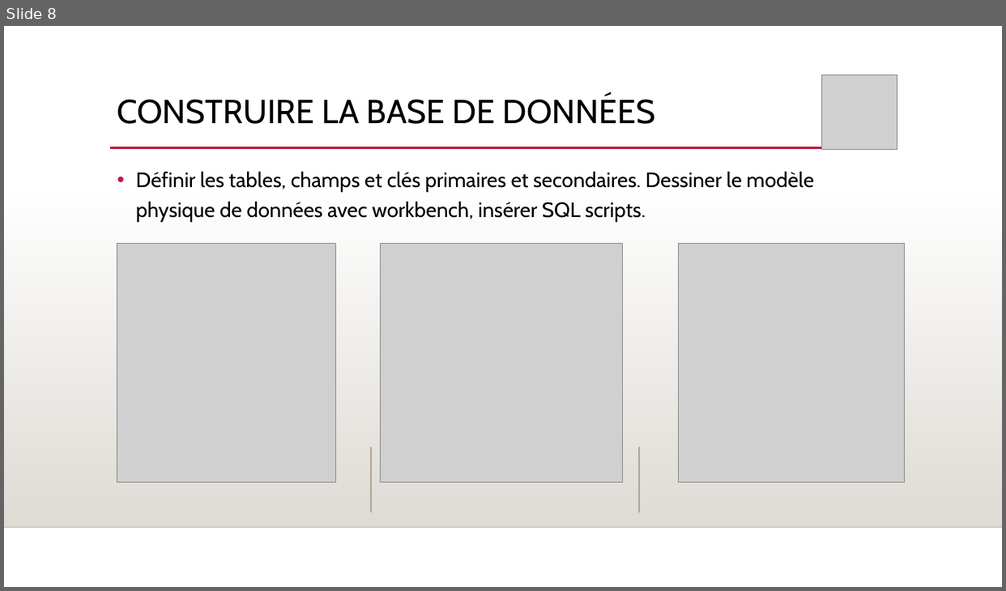
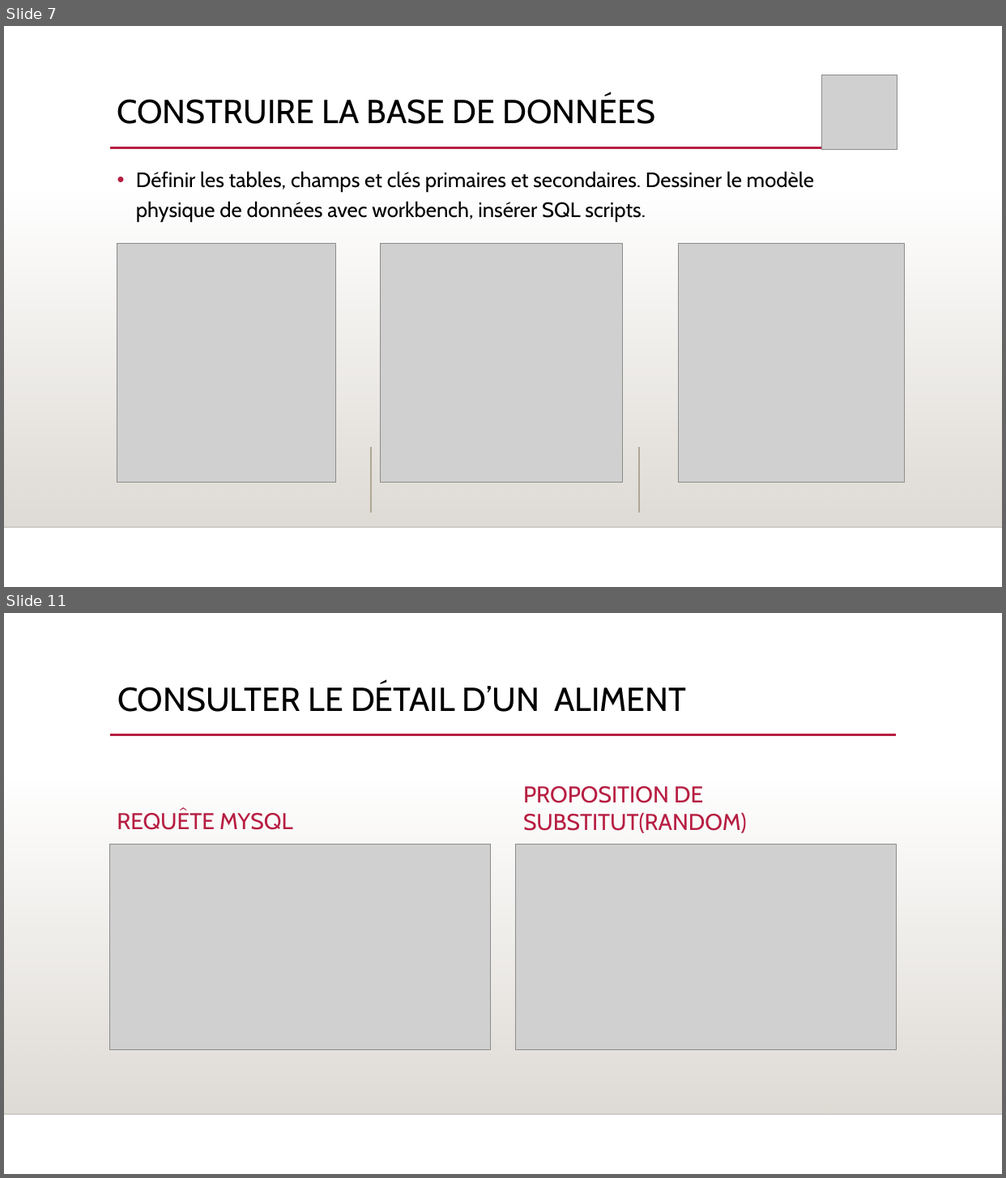
Before and after one commit to Goro-Majima/OpenFoodFacts, a slide deck: SLIDESHOW PROJECT 5.pptx. Shown one above the other, each under a label of ours: slide 8 before the commit, slides 7 and 11 after it; the slides between them are not shown. The pictures are 1006x591 and 1006x1178 pixels, drawn with LibreOffice and Linux fonts; fonts in the diff are those of the drawing; grey boxes stand for pictures; background and template pictures are left out. Boxes give left, top, right and bottom in pixels: in the first picture for what was removed or moved away, otherwise in the second. Text is boxed around its words. In the diff, an @@ line names an element or a change of style, - is before the commit and + after.

```diff
--- a/SLIDESHOW PROJECT 5.pptx
+++ b/SLIDESHOW PROJECT 5.pptx
@@ slide 11 added at (x1=4, y1=613, x2=1002, y2=1174), background picture (left out); not listed: 3 template elements that a slide beside it also shows @@
@@ title added at (x1=117, y1=683, x2=686, y2=712), 32 pt, text #000000 @@
+CONSULTER LE DÉTAIL D’UN ALIMENT
@@ text added at (x1=523, y1=786, x2=747, y2=833), 22 pt, text #B71E42 @@
+PROPOSITION DE SUBSTITUT(RANDOM)
@@ text added at (x1=117, y1=813, x2=292, y2=830), 22 pt, text #B71E42 @@
+REQUÊTE MYSQL
@@ picture added at (x1=109, y1=845, x2=491, y2=1050) @@
@@ picture added at (x1=516, y1=845, x2=897, y2=1050) @@
@@ what was slide 8 is now slide 7 @@
```
Also in this commit, not shown: 4 slides changed, 7 other slides added, 2 slides removed, 1 other file.
